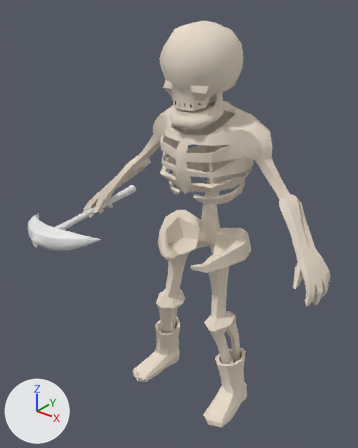
The FBX model Project SRPGesque/Assets/3DModels/Characters/Boss.FBX as it was, and as the next commit left it.
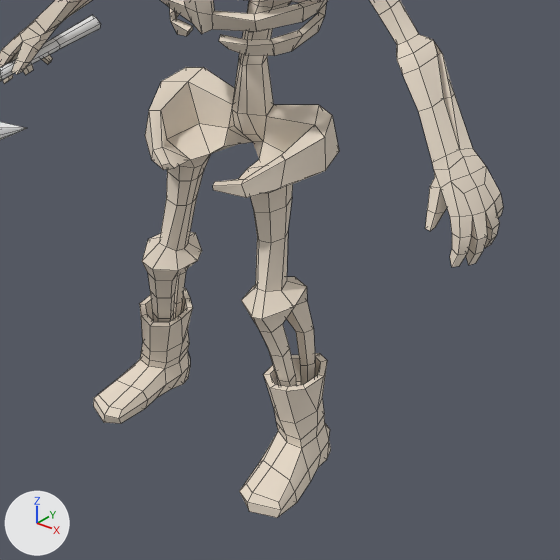
Each version appears first whole from a 50 mm camera at (0.721, -0.972, 1.146) aimed at (-0.047, -0.012, 0.551), and next in a close-up on the part from 25% to 100% of the width and 40% to 100% of the height. Every picture has the same lights, and +X, +Y and +Z are marked at lower left. The close-ups show mesh edges as thin lines. Where no turn or scale is listed for an object, it has been applied to the vertices. Vertices at the same position are counted once.
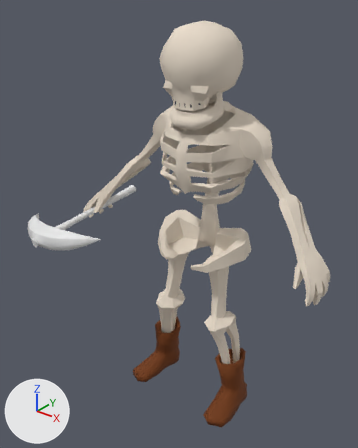
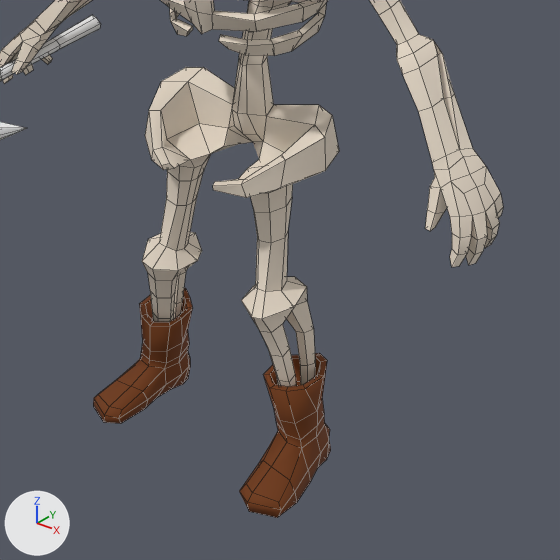
The edits, one by one:
Material 'Material #435' (mat_material__435) is new.
Its base color is (0.157, 0.0353, 0.0) (brown #6e3500).
Its roughness is 0.859.
me_mesh has 1111 vertices, 1138 faces and spans x -0.386..0.386, y -0.138..0.122, z -0.921..0.151.
me_mesh is used by ob_box002; location (0.0, 0.028, 0.919).
me_mesh part 1: its shading normals changed.
me_mesh part 2: 203 of the faces centred in x -0.177..0.177, y -0.131..0.048, z -0.92..-0.764 switch from mat_material__420 (picture img_bossbones_png) to mat_material__435 (brown #6e3500).

Pixel boxes [x1, y1, x2, y2] of what changed, in the close-ups (560 x 560 px):
'Box002', shading changed, recoloured (white to brown): [93, 285, 331, 518] in both
part 2 of me_mesh, recoloured (white to brown): [93, 288, 331, 518] in both
